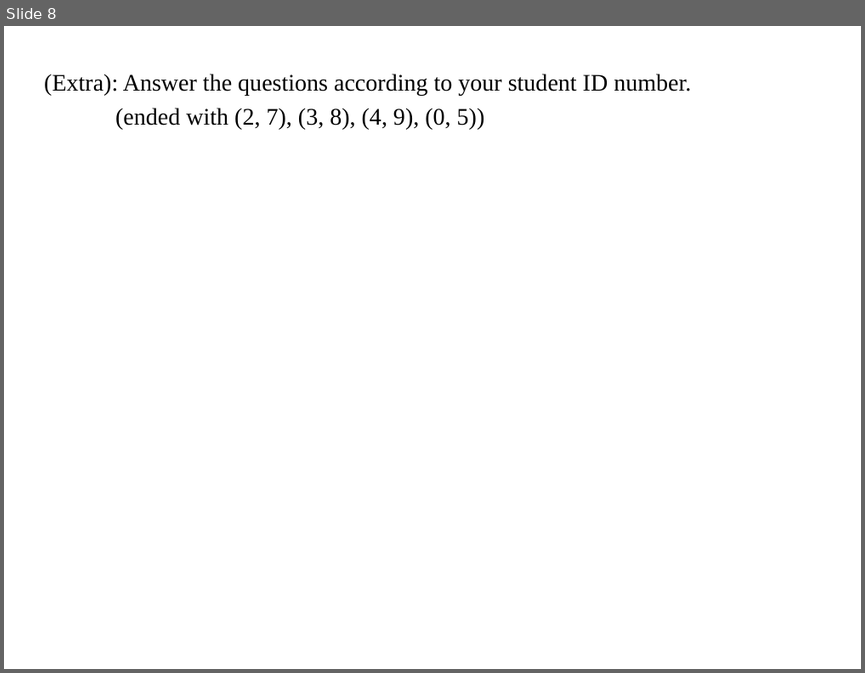
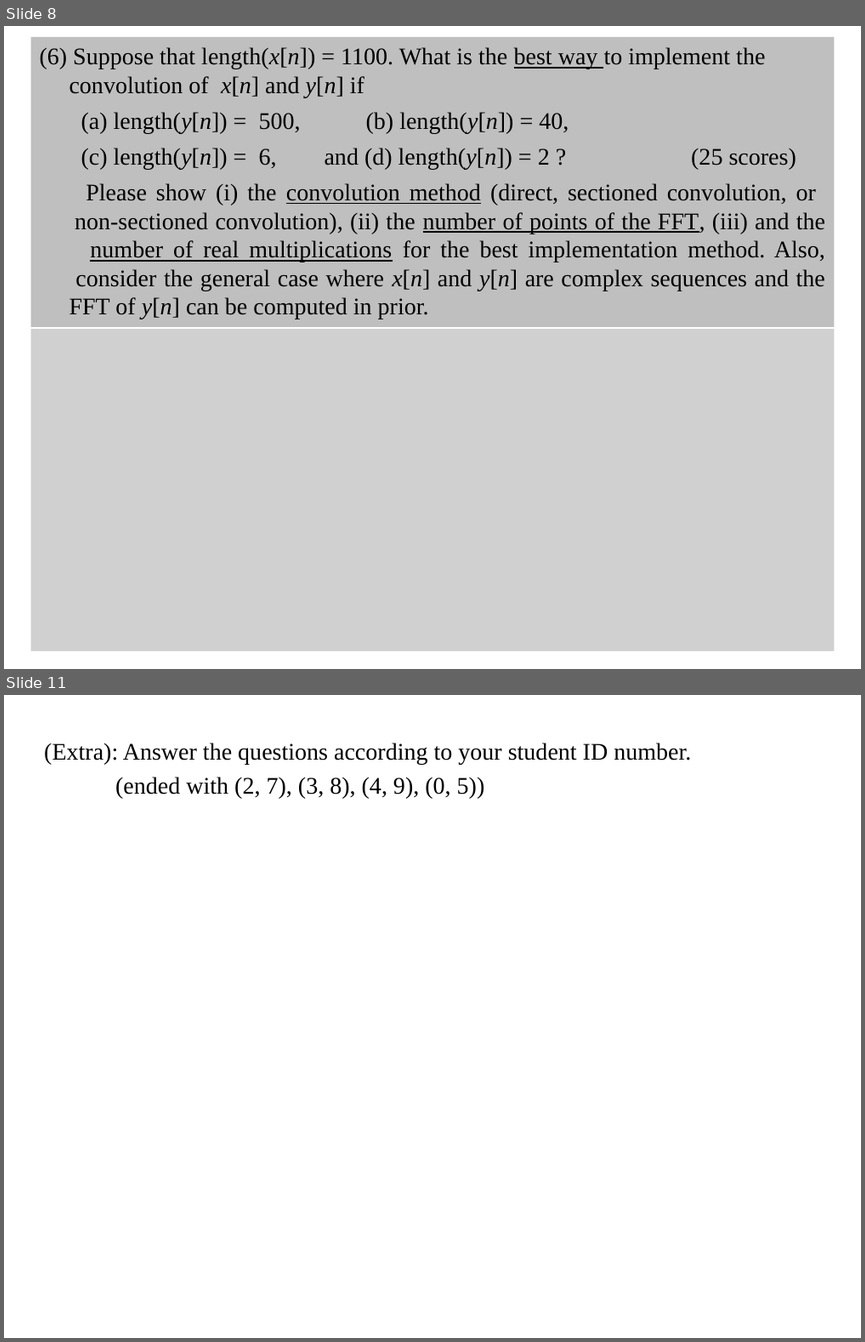
Before and after one commit to shihyuhuang/NTU-ADSP, a slide deck: HW4/r10943181_HW4.pptx. Shown one above the other, each under a label of ours: slide 8 before the commit, slides 8 and 11 after it; the slides between them are not shown. The pictures are 865x673 and 865x1342 pixels, drawn with LibreOffice and Linux fonts; fonts in the diff are those of the drawing; grey boxes stand for pictures. Boxes give left, top, right and bottom in pixels: in the first picture for what was removed or moved away, otherwise in the second. Text is boxed around its words. In the diff, an @@ line names an element or a change of style, - is before the commit and + after.

```diff
--- a/HW4/r10943181_HW4.pptx
+++ b/HW4/r10943181_HW4.pptx
@@ slide 8 added at bbox=[4, 26, 861, 669], background #FFFFFF @@
@@ rectangle added at bbox=[30, 37, 834, 327], fill #BFBFBF, 20 pt, text #000000 @@
+(6) Suppose that length(x[n]) = 1100. What is the best way to implement the
+convolution of x[n] and y[n] if
+(a) length(y[n]) = 500, (b) length(y[n]) = 40,
+(c) length(y[n]) = 6, and (d) length(y[n]) = 2 ? (25 scores)
+Please show (i) the convolution method (direct, sectioned convolution, or
+non-sectioned convolution), (ii) the number of points of the FFT, (iii) and the
+number of real multiplications for the best implementation method. Also,
+consider the general case where x[n] and y[n] are complex sequences and the
+FFT of y[n] can be computed in prior.
@@ picture added at bbox=[30, 329, 834, 651] @@
@@ what was slide 8 is now slide 11 @@
```
Also in this commit, not shown: 1 slide changed, 2 other slides added, 1 other file.
